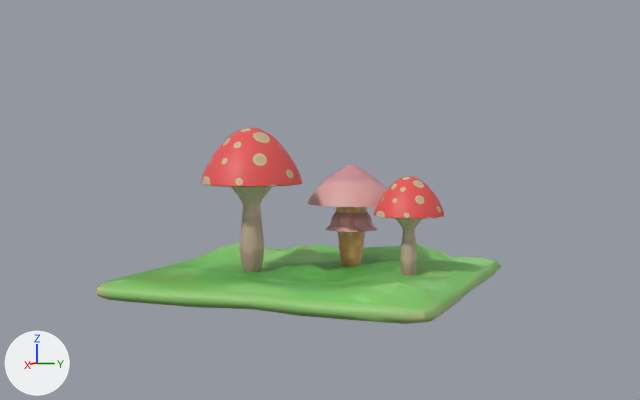
The Blender file 5 semestre/Modelagem e animaçao 3d/cogumelo.blend, before and after one commit.
Both versions are drawn from a 50 mm lens placed at (86.2, 30.9, 15.3), pointed at (7.8, -0.4, 9.2). Arrows for +X, +Y and +Z are at lower left; the lights stay in place.

Before the edit, the objects in view are built like this:
```python
me_cube = bpy.data.meshes.new('Cube')
me_cube.from_pydata(...)  # 506 vertices, 504 faces; spans x -0.99..0.99, y -0.99..0.99, z -1.43..2.47
me_cube.polygons.foreach_set('use_smooth', [True] * 504)
me_cube.materials.append(mat_piso)  # picture img_piso
me_cube_001 = bpy.data.meshes.new('Cube.001')
me_cube_001.from_pydata(...)  # 482 vertices, 480 faces; spans x -5.03..5.03, y -5.03..5.03, z -8.48..6.28
me_cube_001.polygons.foreach_set('use_smooth', [True] * 480)
me_cube_001.materials.append(mat_cogumelo_vermelho)  # picture img_cogumelo_vermelho
me_cube_004 = bpy.data.meshes.new('Cube.004')
me_cube_004.from_pydata(...)  # 482 vertices, 480 faces; spans x -5.03..5.03, y -5.03..5.03, z -8.48..6.28
me_cube_004.polygons.foreach_set('use_smooth', [True] * 480)
me_cube_004.materials.append(mat_cogumelo_vermelho_002)  # picture img_cogumelo_vermelho_002
ob_cube = bpy.data.objects.new('Cube', me_cube_001)
ob_cube.location = (7.98, -7.52, 7.63)
ob_cube.rotation_euler = (0.0, -3.142, 0.0)  # degrees (0, -180, 0)
ob_cube_001 = bpy.data.objects.new('Cube.001', me_cube)
ob_cube_001.location = (2.61, -2.9, 0.94)
ob_cube_001.scale = (16.6, 16.6, 1.0)
ob_cube_002 = bpy.data.objects.new('Cube.002', me_cube_004)
ob_cube_002.location = (3.19, 7.07, 5.54)
ob_cube_002.rotation_euler = (0.0, -3.142, 0.0)  # degrees (0, -180, 0)
ob_cube_002.scale = (0.692, 0.692, 0.692)
# also in view: 'Cylinder' at (0.0, 0.0, 6.8)
```
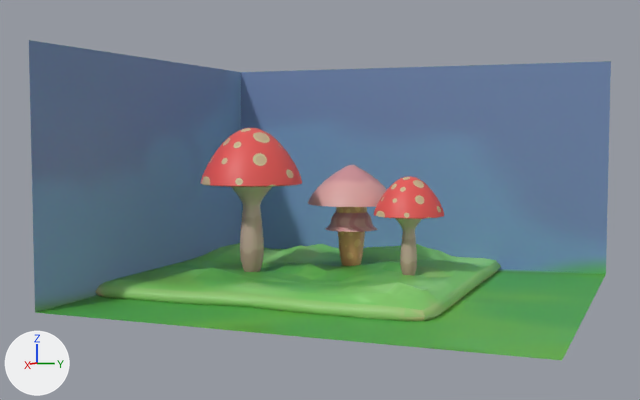
Where the change shows, as pixel boxes (x1, y1, x2, y2) in the pictures (640 x 400 px):
```json
{"object": "Plane", "change": "added", "after": [29, 40, 611, 360], "on screen": "blue"}
```

The change, as JSON lines over the scene's bpy script:
```json
{"op": "add", "block": "img_plane_base_color", "code": ["img_plane_base_color = load_image('Plane Base Color', '_unpacked/fundo.png', 1024, 1024, 'sRGB')"]}
{"op": "add", "block": "mat_material", "code": ["mat_material = principled_material('Material')", "mat_material.texture = img_plane_base_color"]}
{"op": "add", "block": "me_plane", "code": ["me_plane = bpy.data.meshes.new('Plane')", "me_plane.from_pydata(...)  # 7 vertices, 3 faces; spans x -1.0..1.0, y -0.78..1.0, z 0.0..3.13", "me_plane.materials.append(mat_material)  # picture img_plane_base_color"]}
{"op": "add", "block": "ob_plane", "code": ["ob_plane = bpy.data.objects.new('Plane', me_plane)", "ob_plane.location = (-12.6, 0.0, 11.85)", "ob_plane.rotation_euler = (0.0, 1.571, 0.0)  # degrees (0, 90, 0)", "ob_plane.scale = (11.3, 24.4, 12.6)"]}
```
